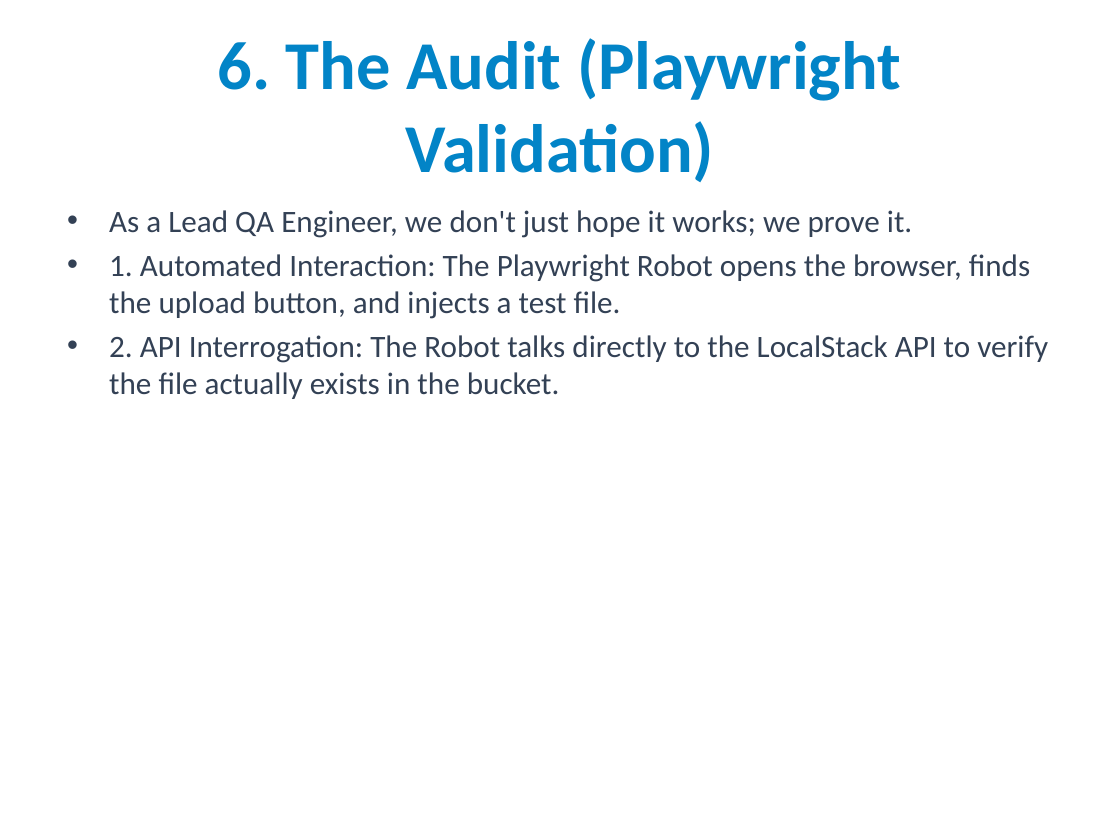
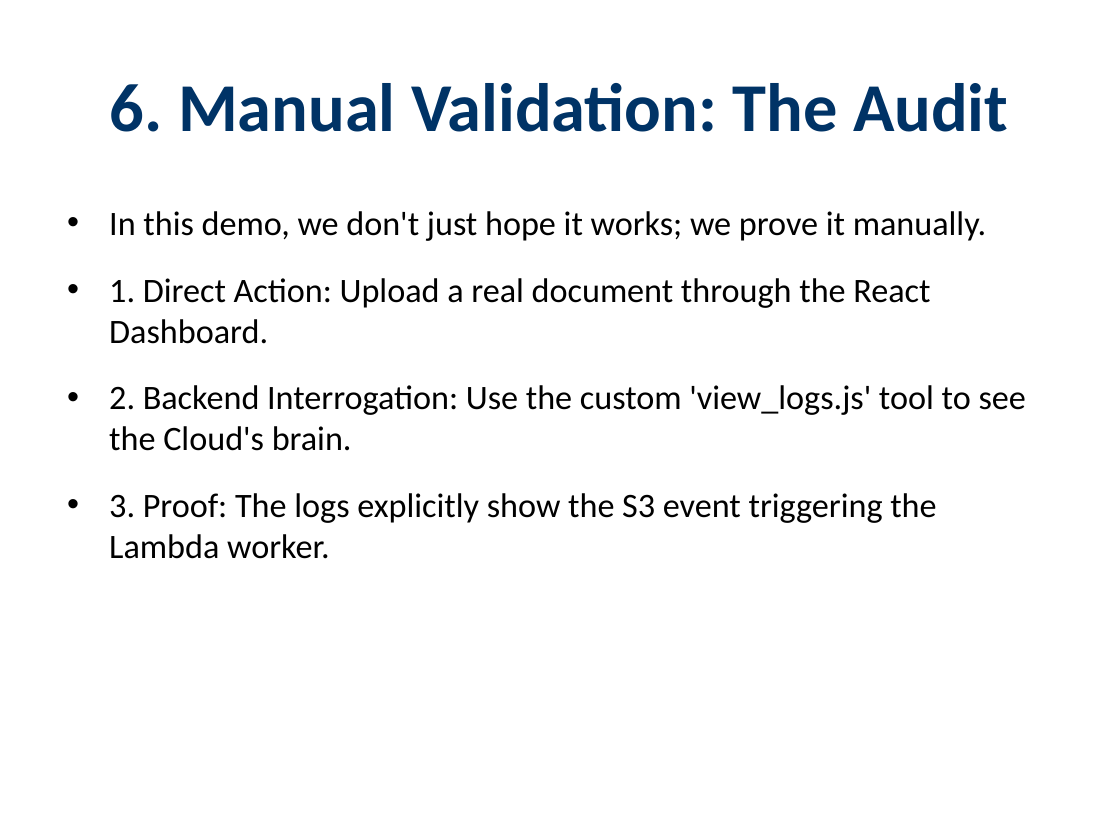
Before and after one commit to Breacher-0/AWS-EC2-local-testing-and-simulation, a slide deck: slide 11 of Ahmed_Khalil_Validation_Demo.pptx. Drawn at 1120x840 pixels with LibreOffice and Linux fonts; fonts in the diff are those of the drawing. Boxes give left, top, right and bottom in pixels: in the first picture for what was removed or moved away, otherwise in the second. Text is boxed around its words. In the diff, an @@ line names an element or a change of style, - is before the commit and + after.

Commit message:
Final cleanup: Fix PPT generation and remove all traces of Playwright

```diff
--- a/Ahmed_Khalil_Validation_Demo.pptx
+++ b/Ahmed_Khalil_Validation_Demo.pptx
@@ title at [110,83,1008,132]: text changed; text colour #0284C7 to #003366 @@
-6. The Audit (Playwright Validation)
+6. Manual Validation: The Audit
@@ text at [109,211,1026,559]: text changed; size 20 to 22 pt; text colour #334155 to #000000 @@
-• As a Lead QA Engineer, we don't just hope it works; we prove it.
-• 1. Automated Interaction: The Playwright Robot opens the browser, finds the upload button, and injects a test file.
-• 2. API Interrogation: The Robot talks directly to the LocalStack API to verify the file actually exists in the bucket.
+• In this demo, we don't just hope it works; we prove it manually.
+• 1. Direct Action: Upload a real document through the React Dashboard.
+• 2. Backend Interrogation: Use the custom 'view_logs.js' tool to see the Cloud's brain.
+• 3. Proof: The logs explicitly show the S3 event triggering the Lambda worker.
```
Also in this commit, not shown: 13 other slides changed, 1 other file.
